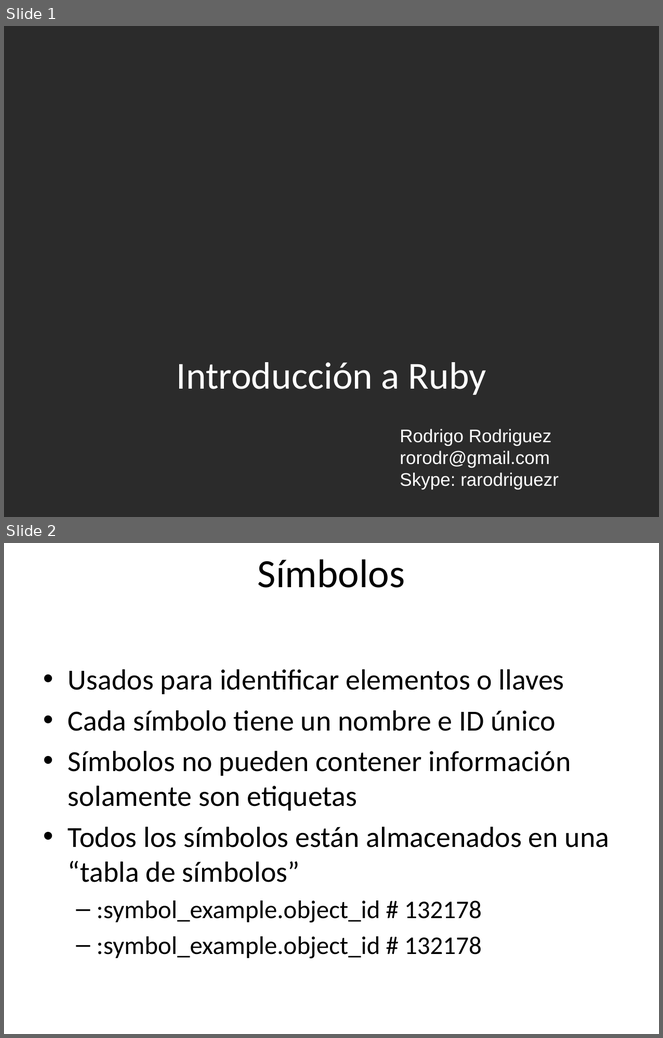
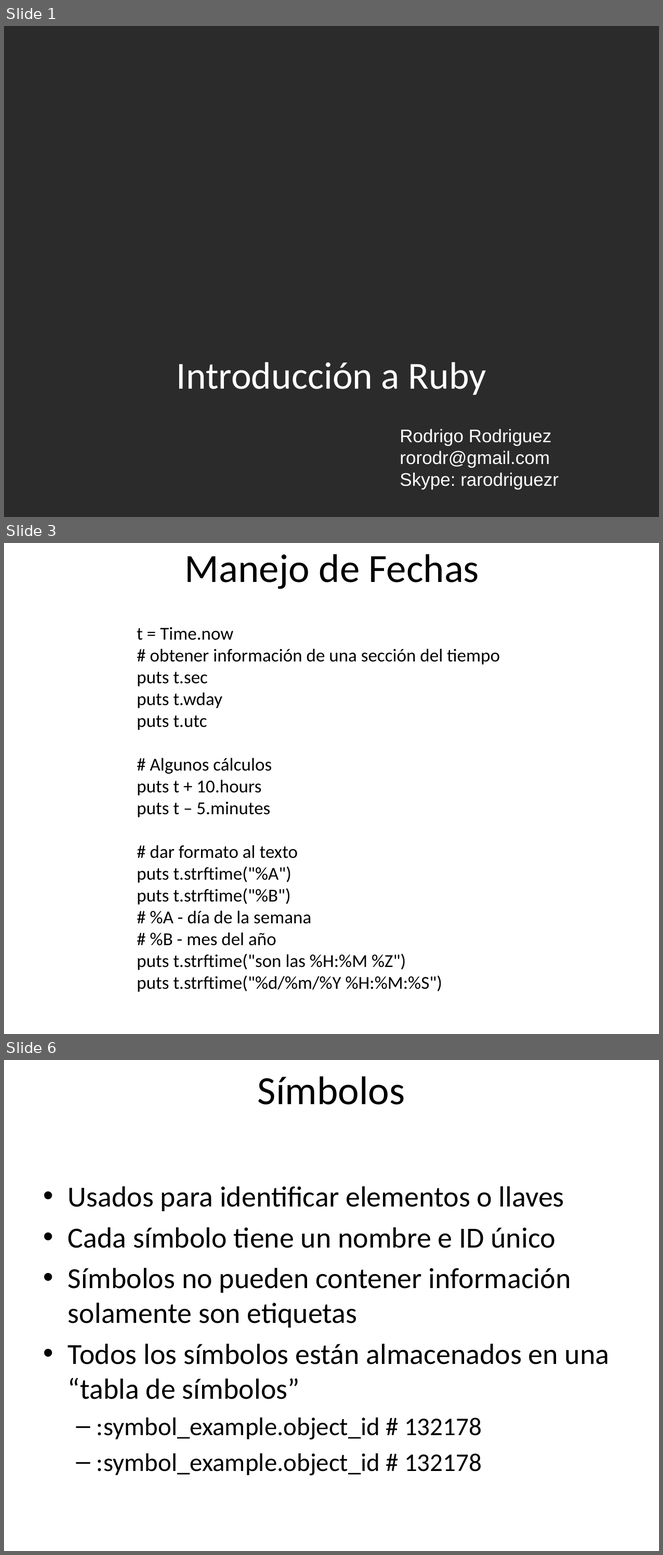
Before and after one commit to rarodriguez/curso_rails, a slide deck: presentaciones/Clase 2-Introduccion a Ruby.pptx. Shown one above the other, each under a label of ours: slides 1 and 2 before the commit, slides 1, 3 and 6 after it; the slides between them are not shown. The pictures are 663x1038 and 663x1555 pixels, drawn with LibreOffice and Linux fonts; fonts in the diff are those of the drawing; background and template pictures are left out; a plain dark background stands for a picture behind light text. Boxes give left, top, right and bottom in pixels: in the first picture for what was removed or moved away, otherwise in the second. Text is boxed around its words. In the diff, an @@ line names an element or a change of style, - is before the commit and + after.

```diff
--- a/presentaciones/Clase 2-Introduccion a Ruby.pptx
+++ b/presentaciones/Clase 2-Introduccion a Ruby.pptx
@@ slide 3 added at <box>4,543,659,1034</box>, background picture (left out) @@
@@ title added at <box>185,554,479,589</box>, 44 pt, text #000000 @@
+Manejo de Fechas
@@ text added at <box>137,627,500,992</box>, 20 pt, text #000000 @@
+t = Time.now
+# obtener información de una sección del tiempo
+puts t.sec
+puts t.wday
+puts t.utc
+# Algunos cálculos
+puts t + 10.hours
+puts t – 5.minutes
+# dar formato al texto
+puts t.strftime("%A")
+puts t.strftime("%B")
+# %A - día de la semana
+# %B - mes del año
+puts t.strftime("son las %H:%M %Z")
+puts t.strftime("%d/%m/%Y %H:%M:%S")
@@ what was slide 2 is now slide 6 @@
```
Also in this commit, not shown: 6 slides changed, 7 other slides added, 1 slide removed, 2 other files.
